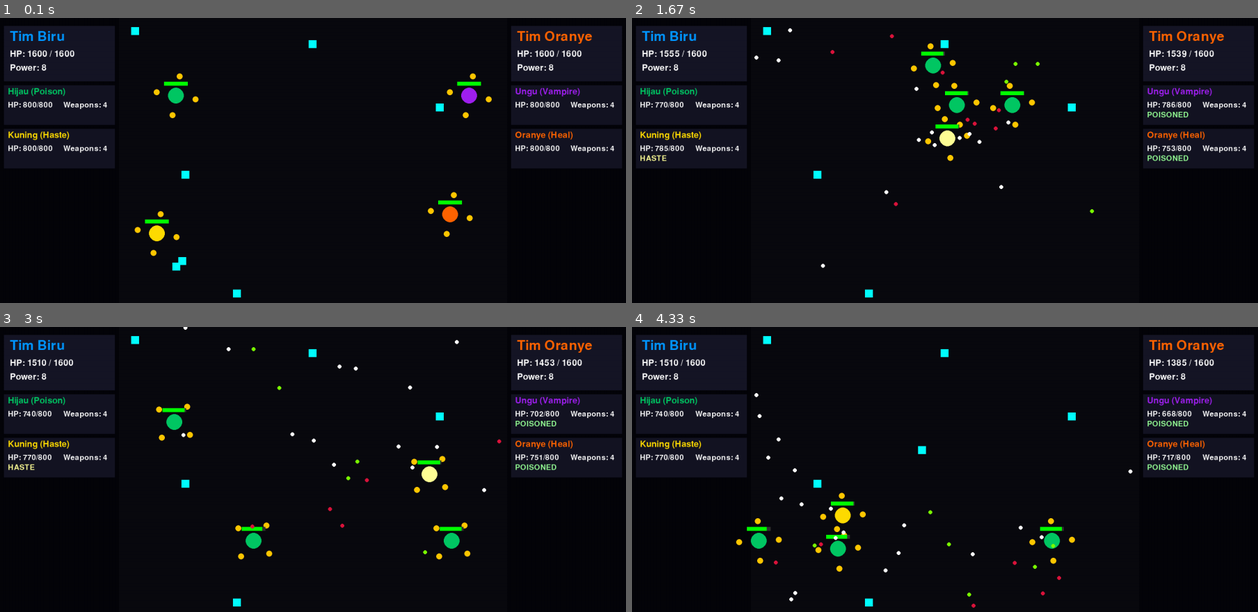
Above: before the commit, frames 1-4 (two rows, left to right).
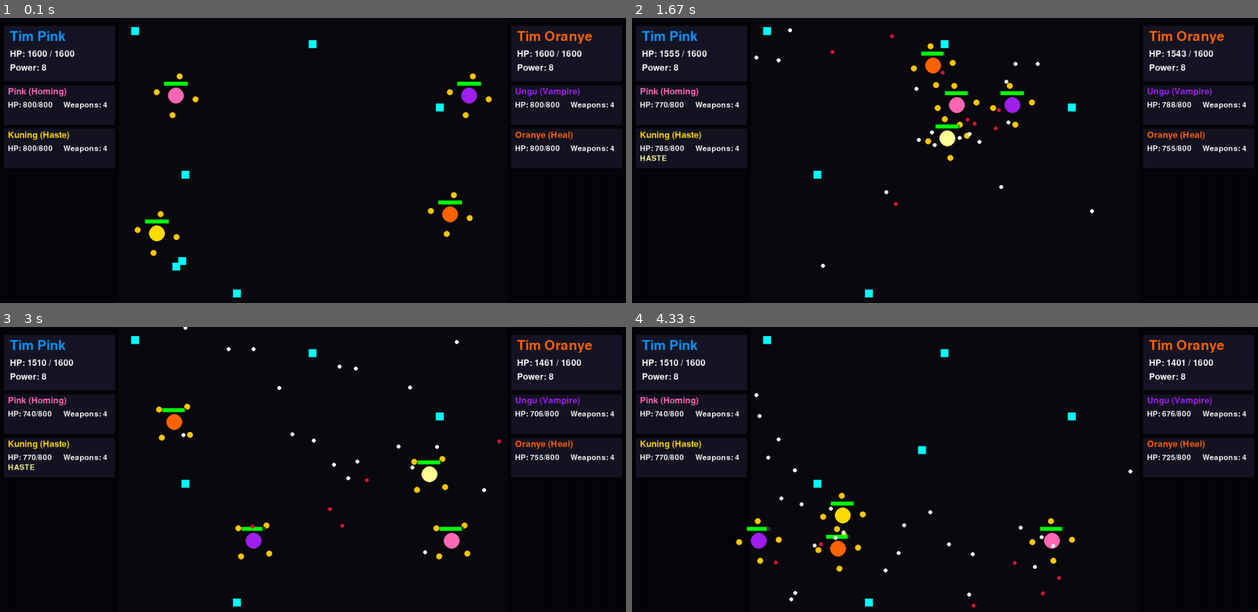
Above: after the commit, the same moments.

Repository: helloafterworld/data-science-no-tabi
Game: pygame game, started from Desktop/DS/LR4-GAME2/main.py
Two runs of this game, one before a commit and one after it. Both use one fixed random seed, a clock stepped at 60 frames per second and the inputs below.
Inputs:
- Up to frame 1 (0.1 s): no input
- Up to frame 2 (1.67 s): no input
- Up to frame 3 (3 s): no input
- Up to frame 4 (4.33 s): no input

The runs differ from the first frame. In frame 1, 0.4% of the frame differs, in the area x 1-30%, y 4-30%; in frame 2, 0.9%; in frame 3, 1.0%; in frame 4, 1.1%, in the area x 1-93%, y 4-95%.

Commit message:
add new pink ball

Diff:
--- a/Desktop/DS/LR4-GAME2/classes.py
+++ b/Desktop/DS/LR4-GAME2/classes.py
@@ -38,6 +38,36 @@
         lifesteal_ratio = 1.0 if self.is_special else 0.25
         self.owner.heal(self.damage * lifesteal_ratio)
     def draw(self, surface): pygame.draw.circle(surface, LIFESTEAL_COLOR, self.pos, 5)
+# classes.py
+# classes.py
+
+class HomingProjectile(Projectile):
+    """Proyektil yang secara aktif mengincar targetnya."""
+    def __init__(self, start_pos, target_obj, owner=None, is_special=False):
+        super().__init__(start_pos, target_obj, owner, is_special)
+        self.speed = 7  # Kecepatan konstan proyektil
+        self.turn_speed = 0.05  # Seberapa tajam bisa berbelok (0.0 - 1.0)
+
+    def move(self):
+        # PERBAIKAN LOGIKA DIMULAI DI SINI
+        if self.target.current_hp > 0:
+            # 1. Dapatkan arah ideal menuju target (vektor ternormalisasi)
+            direction_vec = pygame.math.Vector2(self.target.rect.center) - self.pos
+            if direction_vec.length_squared() > 0:
+                direction_vec.normalize_ip()
+
+                # 2. Buat vektor kecepatan ideal (arah * kecepatan)
+                desired_velocity = direction_vec * self.speed
+
+                # 3. Interpolasi/campurkan kecepatan saat ini ke arah kecepatan ideal
+                self.velocity = self.velocity.lerp(desired_velocity, self.turn_speed)
+
+        # 4. Gerakkan proyektil menggunakan vektor kecepatan baru yang sudah dicampur
+        self.pos += self.velocity
+
+    def draw(self, surface):
+        pygame.draw.circle(surface, PINK, self.pos, 8)
+        pygame.draw.circle(surface, WHITE, self.pos, 4)
 
 # --- KELAS SENJATA ---
 class OrbitingWeapon:
@@ -147,6 +177,17 @@
     def __init__(self, x, y, team): super().__init__(x, y, YELLOW, "Kuning (Haste)", team)
     def activate_special(self): self.speed_multiplier = 2.0; self.haste_timer = 180; return None
 
+class PinkBall(FighterBall):
+    """🩷 Kemampuan: Menembakkan sebuah peluru pelacak."""
+    def __init__(self, x, y, team):
+        super().__init__(x, y, PINK, "Pink (Homing)", team)
+
+    def activate_special(self):
+        # Saat mengambil pickup, tembakkan satu HomingProjectile
+        if self.opponents and (opps := [o for o in self.opponents if o.current_hp > 0]):
+            return HomingProjectile(self.rect.center, random.choice(opps))
+        return None
+
 class AbilityPickup:
     def __init__(self):
         x = random.randint(arena_rect.left + 20, arena_rect.right - 20)
--- a/Desktop/DS/LR4-GAME2/main.py
+++ b/Desktop/DS/LR4-GAME2/main.py
@@ -3,7 +3,7 @@
 import pygame
 import sys
 from settings import *
-from classes import BlueBall, OrangeBall, GreenBall, PurpleBall, YellowBall, AbilityPickup
+from classes import BlueBall, OrangeBall, GreenBall, PurpleBall, YellowBall, PinkBall, AbilityPickup
 from ui import draw_team_card, draw_character_card
 
 # --- INISIALISASI PYGAME ---
@@ -13,7 +13,7 @@
 clock = pygame.time.Clock()
 
 # --- SETUP UTAMA GAME ---
-team1 = [GreenBall(arena_rect.left + 100, 200, "Tim Biru"),
+team1 = [PinkBall(arena_rect.left + 100, 200, "Tim Pink"),
          YellowBall(arena_rect.left + 100, 500, "Tim Biru")]
 team2 = [PurpleBall(arena_rect.right - 140, 200, "Tim Oranye"),
          OrangeBall(arena_rect.right - 140, 500, "Tim Oranye")]
--- a/Desktop/DS/LR4-GAME2/settings.py
+++ b/Desktop/DS/LR4-GAME2/settings.py
@@ -23,6 +23,7 @@
 UI_BG_COLOR = (5, 5, 10)
 HP_BAR_BG, HP_BAR_FG_GREEN, HP_BAR_FG_RED = (50, 50, 50), (0, 255, 0), (255, 0, 0)
 BLUE, ORANGE, GREEN, PURPLE, YELLOW = (0, 150, 255), (255, 100, 0), (0, 200, 100), (160, 32, 240), (255, 220, 0)
+PINK = (255, 105, 180) # Warna untuk Bola Merah Muda
 ICE_COLOR, POISON_COLOR, LIFESTEAL_COLOR = (173, 216, 230), (124, 252, 0), (220, 20, 60)
 CARD_BG_COLOR = (30, 30, 50)
 ABILITY_PICKUP_COLOR = (0, 255, 255)
